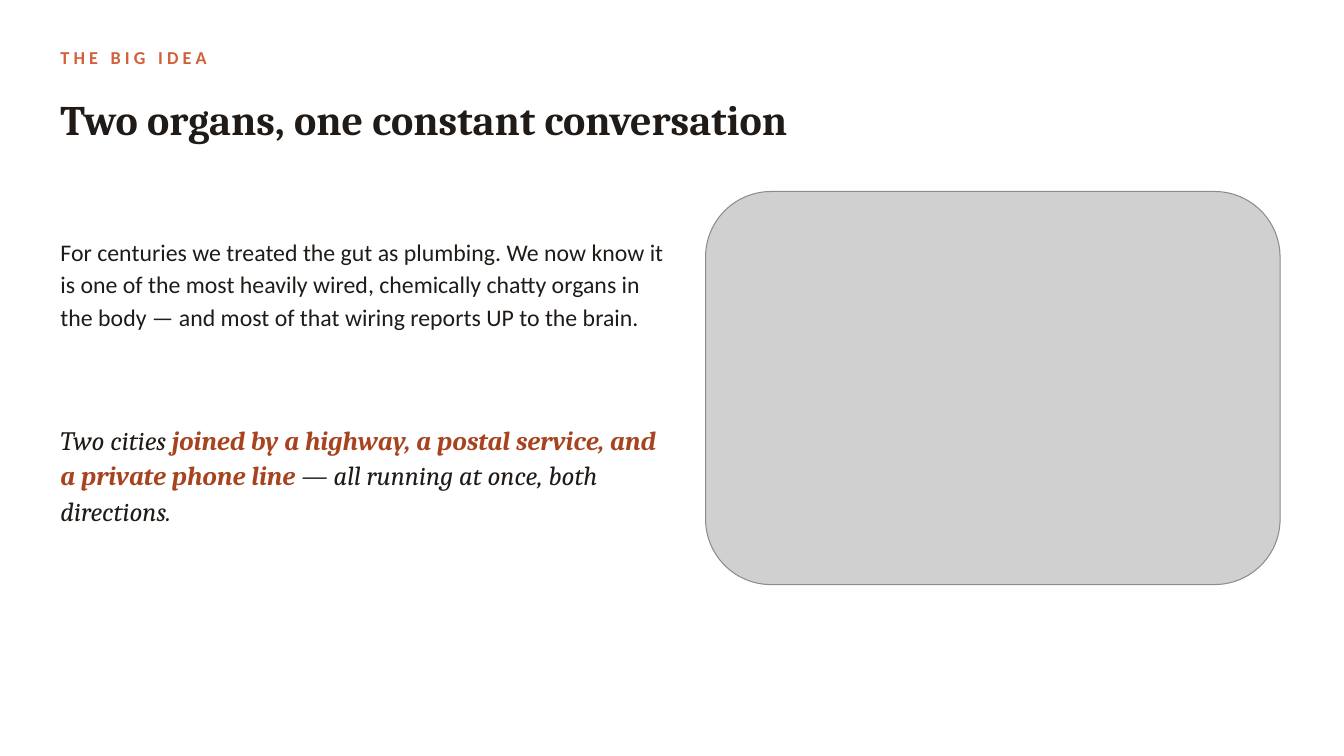
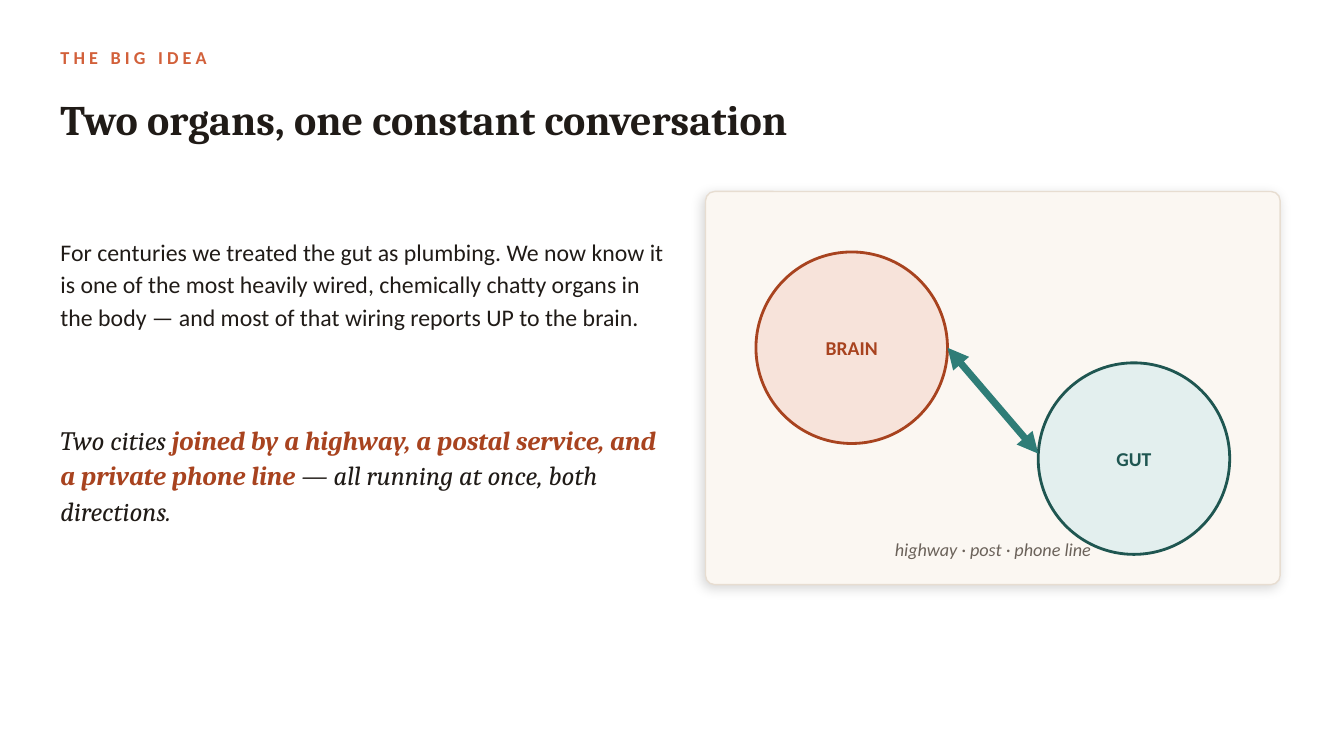
Before and after one commit to tangjennii-wq/gut-brainaxis, a slide deck: slide 2 of Gut-Brain-Axis-Deck-Depth.pptx. Drawn at 1344x756 pixels with LibreOffice and Linux fonts; fonts in the diff are those of the drawing; grey boxes stand for pictures. Boxes give left, top, right and bottom in pixels: in the first picture for what was removed or moved away, otherwise in the second. Text is boxed around its words. In the diff, an @@ line names an element or a change of style, - is before the commit and + after.

```diff
--- a/Gut-Brain-Axis-Deck-Depth.pptx
+++ b/Gut-Brain-Axis-Deck-Depth.pptx
@@ picture removed at bbox=[706, 192, 1280, 585] @@
@@ rounded rectangle added at bbox=[706, 192, 1280, 585], fill #FBF7F2, outline #E7DDD1 1 pt @@
@@ ellipse added at bbox=[756, 252, 948, 444], fill #F7E3DA, outline #A8431F 2 pt @@
@@ text added at bbox=[826, 342, 878, 355], 14 pt, text #A8431F, bold @@
+BRAIN
@@ double arrow added from (948, 348) to (1038, 454), #2F7D77 5 pt @@
@@ ellipse added at bbox=[1038, 363, 1230, 555], fill #E3EFEE, outline #1F5651 2 pt @@
@@ text added at bbox=[1116, 453, 1151, 466], 14 pt, text #1F5651, bold @@
+GUT
@@ text added at bbox=[895, 541, 1091, 559], 13 pt, text #6B625A, italic @@
+highway · post · phone line
```
Also in this commit, not shown: 6 other slides changed, 6 other files.
